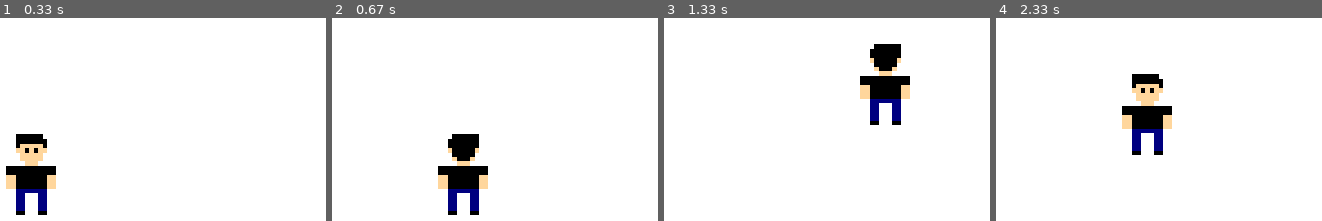
Above: before the commit, frames 1-4 (left to right).
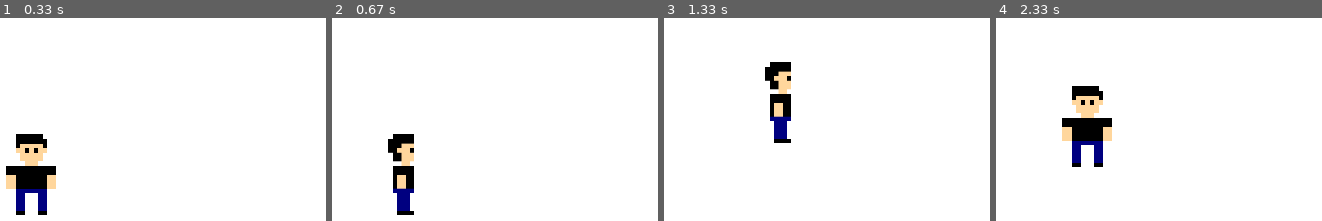
Above: after the commit, the same moments.

Repository: dlsr00t/Menino-de-Engenho
Game: pygame game, started from MeninoDoEngenho.py
The game is run twice, just before and just after one commit, with the same random seed, the same clock (stepped at 60 frames per second) and the same inputs.
Inputs:
- Up to frame 1 (0.33 s): no input
- Up to frame 2 (0.67 s): hold D from 0.33 s (still down)
- Up to frame 3 (1.33 s): release D at 0.8 s; hold W 0.83-1.13 s; hold D from 1.17 s (still down)
- Up to frame 4 (2.33 s): release D at 1.63 s; hold A 1.67-2.2 s; hold S from 2.23 s (still down)

Frame 1 is identical in both runs. In frame 2, 6.1% of the frame differs, in the area x 17-48%, y 57-98%; in frame 3, 6.1%; in frame 4, 7.5%, in the area x 20-54%, y 27-74%.

Commit message:
Add files via upload

Diff:
--- a/MeninoDoEngenho.py
+++ b/MeninoDoEngenho.py
@@ -4,29 +4,29 @@
 import os
 
 
-pygame.init()
+#pygame.init()
 
 largura = 640
 altura = 480
 x = largura/2
 y = altura/2
 branco = 255, 255, 255
-sprite_frente_imagem = pygame.image.load(os.path.join('assets', 'sprite_frente.png'))
-sprite_frente = pygame.transform.scale(sprite_frente_imagem, (50, 81))
 
-sprite_cima_imagem = pygame.image.load(os.path.join('assets', 'sprite_cima.png'))
-sprite_cima_imagem = pygame.transform.scale(sprite_cima_imagem, (50, 81))
+def sprite(sprite_name, largura=50, altura = 81):
+    sprite_imagem = pygame.image.load(os.path.join('assets', sprite_name+'.png'))
+    sprite_imagem = pygame.transform.scale(sprite_imagem, (largura, altura))
+    tela.fill(branco)
+    tela.blit(sprite_imagem, (x, y))
+
 
 tela = pygame.display.set_mode((largura, altura))
 pygame.display.set_caption('Jogo')
 relogio = pygame.time.Clock()
-tela.fill(branco)
-tela.blit(sprite_frente, (x, y))
+relogio.tick(60)
+sprite("sprite_frente")
 
 while True:
-    relogio.tick(60)
-    #tela.fill(branco)
-    #tela.blit(sprite_frente, (x, y))
+
     for event in pygame.event.get():
         if event.type == QUIT:
             pygame.quit()
@@ -41,27 +41,19 @@
             if event.key == K_s:
                 y = y + 20'''
     if pygame.key.get_pressed()[K_a]:
-        x = x - 5
-        sprite_frente_imagem = pygame.image.load(os.path.join('assets', 'sprite_cima.png'))
-        sprite_frente_imagem = pygame.transform.scale(sprite_frente_imagem, (50, 81))
-        tela.fill(branco)
-        tela.blit(sprite_frente_imagem, (x, y))
+        x = x - 2.5
+        sprite("sprite_esquerda", largura=26)
+
     if pygame.key.get_pressed()[K_d]:
-        x = x + 5
-        sprite_frente_imagem = pygame.image.load(os.path.join('assets', 'sprite_cima.png'))
-        sprite_frente_imagem = pygame.transform.scale(sprite_frente_imagem, (50, 81))
-        tela.fill(branco)
-        tela.blit(sprite_frente_imagem, (x, y))
+        x = x + 2.5
+        sprite("sprite_direita", largura=26)
+
     if pygame.key.get_pressed()[K_w]:
-        y = y - 5
-        sprite_frente_imagem = pygame.image.load(os.path.join('assets', 'sprite_cima.png'))
-        sprite_frente_imagem = pygame.transform.scale(sprite_frente_imagem, (50, 81))
-        tela.fill(branco)
-        tela.blit(sprite_frente_imagem, (x, y))
+        y = y - 4
+        sprite("sprite_cima")
+
     if pygame.key.get_pressed()[K_s]:
-        y = y + 5
-        sprite_frente_imagem = pygame.image.load(os.path.join('assets', 'sprite_frente.png'))
-        sprite_frente_imagem = pygame.transform.scale(sprite_frente_imagem, (50, 81))
-        tela.fill(branco)
-        tela.blit(sprite_frente_imagem, (x, y))
+        y = y + 4
+        sprite("sprite_frente")
+
     pygame.display.update()
Binary file added: assets/sprite_direita.png
Binary file added: assets/sprite_esquerda.png
